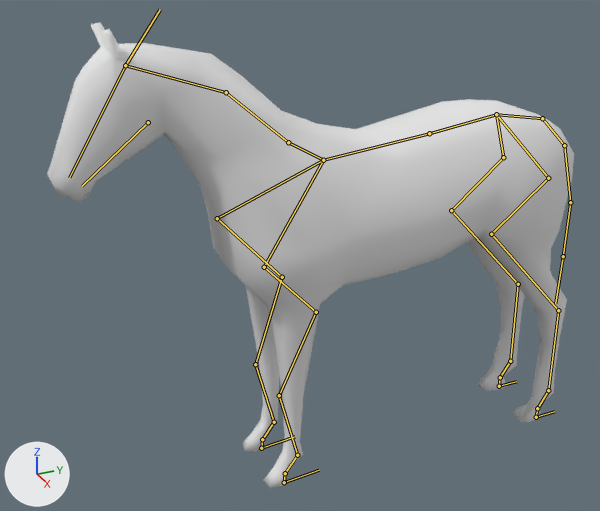
A saved change to the Blender file Assets/Models/horse_rigged.blend.
Before and after are seen from a 50 mm lens placed at (14.18, -8.52, 7.08), pointed at (-0.52, -1.91, -0.26). The lights are fixed; the arrows at lower left show +X, +Y and +Z. The bones that bend it are drawn over the model as lines.
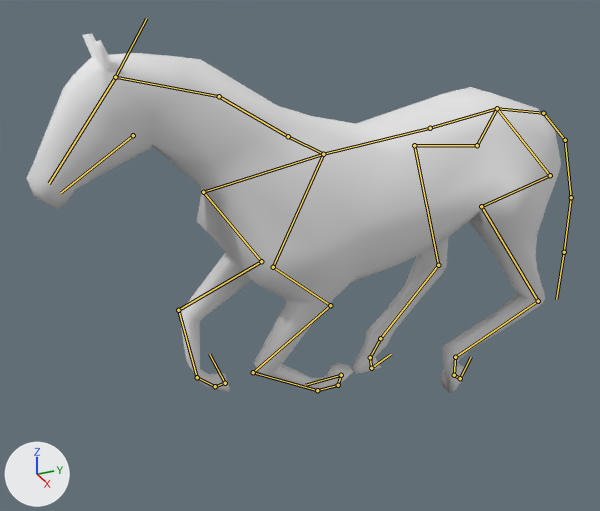
The newer file adds an action. The first version stands in its rest pose; the second is drawn at frame 13 of the action 'GallopLeft'.

The edits, one by one:
Bone 'Root' (bone_root) moves from (0.0, 0.0, 0.0) to (0.0, 0.12, 0.01).
Bone 'HalswirbelUnten' (bone_halswirbelunten) turns from (0, 0, 0) to (1, 0, 0) degrees about its own x, y and z.
Bone 'HalswirbelMitte' (bone_halswirbelmitte) turns from (0, 0, 0) to (7, 0, 0) degrees about its own x, y and z.
Bone 'HalswirbelOben' (bone_halswirbeloben) turns from (0, 0, 0) to (-4, 0, 0) degrees about its own x, y and z.
Bone 'Kopf' (bone_kopf) turns from (0, 0, 0) to (-9, 0, 0) degrees about its own x, y and z.
Bone 'Bone.008' (bone_bone_008) turns from (0, 0, 0) to (12, -8, -8) degrees about its own x, y and z.
Bone 'Hüfte.L' (bone_hüfte_l) turns from (0, 0, 0) to (2, -7, -15) degrees about its own x, y and z.
Bone 'Oberschenkel.L' (bone_oberschenkel_l) turns from (0, 0, 0) to (17, 2, 7) degrees about its own x, y and z.
Bone 'Unterschenkel.L' (bone_unterschenkel_l) turns from (0, 0, 0) to (-55, 3, 3) degrees about its own x, y and z.
Bone 'FesselHinten.L' (bone_fesselhinten_l) turns from (0, 0, 0) to (97, -1, -7) degrees about its own x, y and z.
Bone 'HufHinten.L' (bone_hufhinten_l) turns from (0, 0, 0) to (19, -2, 0) degrees about its own x, y and z.
Bone 'Bone.009' (bone_bone_009) turns from (0, 0, 0) to (17, 11, 15) degrees about its own x, y and z.
Bone 'Hüfte.R' (bone_hüfte_r) turns from (0, 0, 0) to (12, 7, 28) degrees about its own x, y and z.
Bone 'Oberschenkel.R' (bone_oberschenkel_r) turns from (0, 0, 0) to (19, -1, -9) degrees about its own x, y and z.
Bone 'Unterschenkel.R' (bone_unterschenkel_r) turns from (0, 0, 0) to (-22, 0, -6) degrees about its own x, y and z.
Bone 'FesselHinten.R' (bone_fesselhinten_r) turns from (0, 0, 0) to (46, 4, 6) degrees about its own x, y and z.
Bone 'HufHinten.R' (bone_hufhinten_r) turns from (0, 0, 0) to (11, 1, -1) degrees about its own x, y and z.
Bone 'Schulter.L' (bone_schulter_l) turns from (0, 0, 0) to (-2, 7, 4) degrees about its own x, y and z.
Bone 'Oberarm.L' (bone_oberarm_l) turns from (0, 0, 0) to (-2, 2, 4) degrees about its own x, y and z.
Bone 'Elle.L' (bone_elle_l) turns from (0, 0, 0) to (-35, 3, 0) degrees about its own x, y and z.
Bone 'Röhrbein.L' (bone_röhrbein_l) turns from (0, 0, 0) to (75, -3, -2) degrees about its own x, y and z.
Bone 'FesselVorne.L' (bone_fesselvorne_l) turns from (0, 0, 0) to (81, -1, -1) degrees about its own x, y and z.
Bone 'HufVorne.L' (bone_hufvorne_l) turns from (0, 0, 0) to (45, -1, 0) degrees about its own x, y and z.
Bone 'Schulter.R' (bone_schulter_r) turns from (0, 0, 0) to (10, -2, 6) degrees about its own x, y and z.
Bone 'Oberarm.R' (bone_oberarm_r) turns from (0, 0, 0) to (2, -2, -6) degrees about its own x, y and z.
Bone 'Elle.R' (bone_elle_r) turns from (0, 0, 0) to (-43, -3, -1) degrees about its own x, y and z.
Bone 'Röhrbein.R' (bone_röhrbein_r) turns from (0, 0, 0) to (46, 0, 0) degrees about its own x, y and z.
Bone 'FesselVorne.R' (bone_fesselvorne_r) turns from (0, 0, 0) to (92, 0, 1) degrees about its own x, y and z.
Bone 'HufVorne.R' (bone_hufvorne_r) turns from (0, 0, 0) to (17, 0, 0) degrees about its own x, y and z.

What differs and where, as boxes [x1, y1, x2, y2] in the pictures (600 x 511 px):
'Cube', posed (23% shorter)
    before: [47, 22, 574, 488]
    after: [26, 33, 561, 393]
bone 'HalswirbelUnten', root to tip
    before: (323, 160) to (288, 142)
    after: (323, 154) to (288, 136)
bone 'HalswirbelMitte', root to tip
    before: (288, 142) to (226, 92)
    after: (288, 136) to (219, 96)
bone 'HalswirbelOben', root to tip
    before: (226, 92) to (125, 65)
    after: (219, 96) to (115, 77)
bone 'Kopf', root to tip
    before: (125, 65) to (69, 177)
    after: (115, 77) to (49, 183)
bone 'Bone.008', root to tip
    before: (496, 114) to (548, 178)
    after: (497, 108) to (550, 175)
bone 'Hüfte.L', root to tip
    before: (548, 178) to (491, 234)
    after: (550, 175) to (481, 206)
bone 'Oberschenkel.L', root to tip
    before: (491, 234) to (558, 310)
    after: (481, 206) to (538, 301)
bone 'Unterschenkel.L', root to tip
    before: (558, 310) to (548, 390)
    after: (538, 301) to (455, 357)
bone 'FesselHinten.L', root to tip
    before: (548, 390) to (537, 408)
    after: (455, 357) to (454, 375)
bone 'HufHinten.L', root to tip
    before: (537, 408) to (536, 417)
    after: (454, 375) to (460, 378)
bone 'Bone.009', root to tip
    before: (496, 114) to (503, 157)
    after: (497, 108) to (477, 145)
bone 'Hüfte.R', root to tip
    before: (503, 157) to (451, 210)
    after: (477, 145) to (414, 145)
bone 'Oberschenkel.R', root to tip
    before: (451, 210) to (518, 284)
    after: (414, 145) to (438, 265)
bone 'Unterschenkel.R', root to tip
    before: (518, 284) to (510, 361)
    after: (438, 265) to (380, 338)
bone 'FesselHinten.R', root to tip
    before: (510, 361) to (500, 377)
    after: (380, 338) to (370, 357)
bone 'HufHinten.R', root to tip
    before: (500, 377) to (499, 386)
    after: (370, 357) to (371, 368)
bone 'Schulter.L', root to tip
    before: (323, 160) to (264, 267)
    after: (323, 154) to (273, 267)
bone 'Oberarm.L', root to tip
    before: (264, 267) to (316, 312)
    after: (273, 267) to (330, 305)
bone 'Elle.L', root to tip
    before: (316, 312) to (279, 395)
    after: (330, 305) to (253, 372)
bone 'Röhrbein.L', root to tip
    before: (279, 395) to (297, 455)
    after: (253, 372) to (317, 390)
bone 'FesselVorne.L', root to tip
    before: (297, 455) to (285, 473)
    after: (317, 390) to (338, 385)
bone 'HufVorne.L', root to tip
    before: (285, 473) to (284, 482)
    after: (338, 385) to (341, 375)
bone 'Schulter.R', root to tip
    before: (323, 160) to (217, 218)
    after: (323, 154) to (203, 192)
bone 'Oberarm.R', root to tip
    before: (217, 218) to (282, 277)
    after: (203, 192) to (261, 261)
bone 'Elle.R', root to tip
    before: (282, 277) to (255, 364)
    after: (261, 261) to (178, 310)
bone 'Röhrbein.R', root to tip
    before: (255, 364) to (274, 422)
    after: (178, 310) to (197, 377)
bone 'FesselVorne.R', root to tip
    before: (274, 422) to (262, 439)
    after: (197, 377) to (215, 386)
bone 'HufVorne.R', root to tip
    before: (262, 439) to (261, 448)
    after: (215, 386) to (225, 383)
